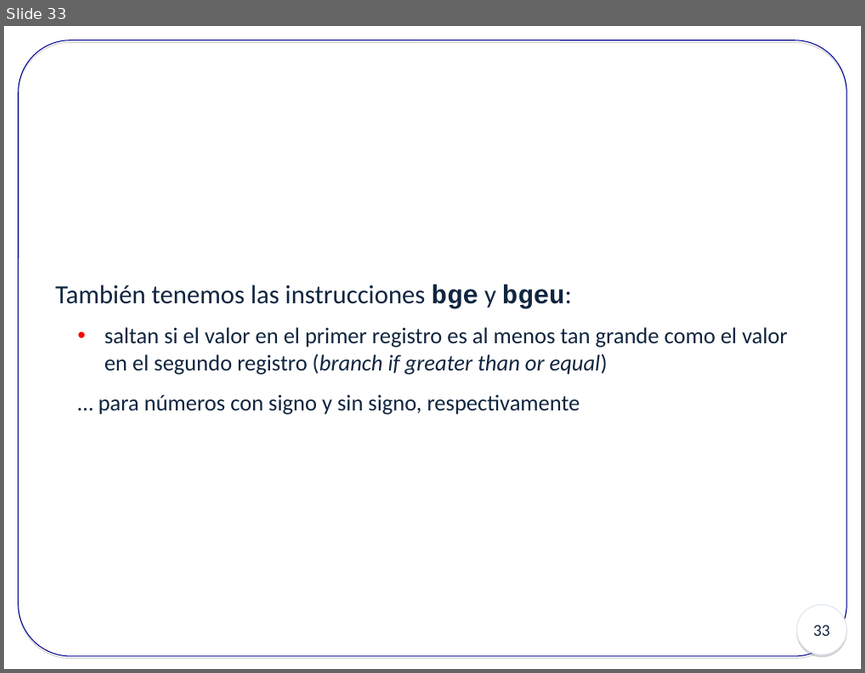
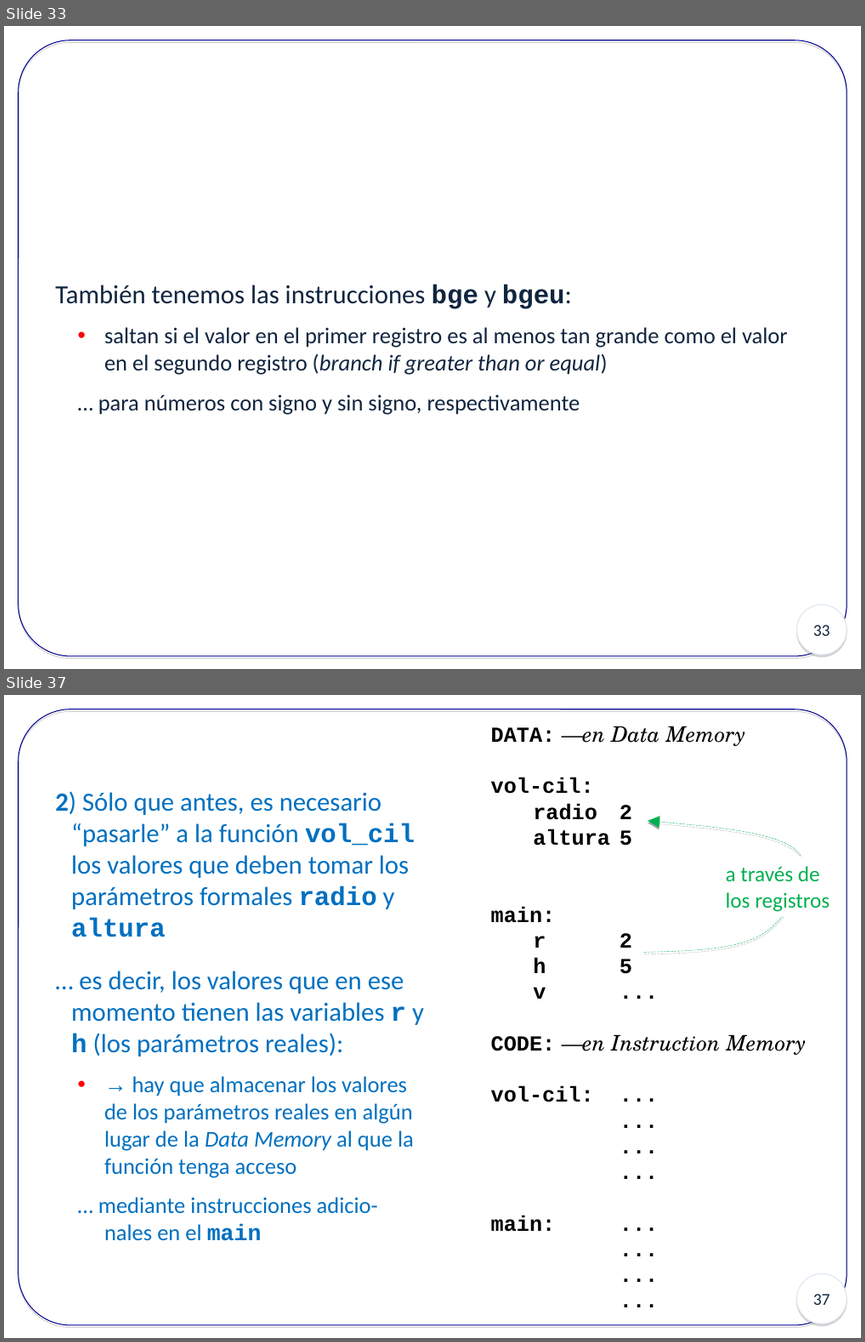
Before and after one commit to fediaz3/syllabus-2021-1, a slide deck: Clases/InstrucsRISC-V.ppt. Shown one above the other, each under a label of ours: slide 33 before the commit, slides 33 and 37 after it; the slides between them are not shown. The pictures are 865x673 and 865x1342 pixels, drawn with LibreOffice and Linux fonts; fonts in the diff are those of the drawing. Boxes give left, top, right and bottom in pixels: in the first picture for what was removed or moved away, otherwise in the second. Text is boxed around its words. In the diff, an @@ line names an element or a change of style, - is before the commit and + after.

```diff
--- a/Clases/InstrucsRISC-V.ppt
+++ b/Clases/InstrucsRISC-V.ppt
@@ slide 37 added at [4,695,861,1338], background #FFFFFF; not listed: 2 template elements that a slide beside it also shows @@
@@ text added at [491,726,806,1231], 18 pt, text #000000, bold @@
+DATA: —en Data Memory
+vol-cil:
+radio 2
+altura 5
+main:
+r 2
+h 5
+v ...
+CODE: —en Instruction Memory
+vol-cil: ...
+...
+...
+...
+main: ...
+...
+...
+...
@@ text added at [55,791,424,1241], 22 pt, text #0070C0 @@
+2) Sólo que antes, es necesario “pasarle” a la función vol_cil los valores que deben tomar los parámetros formales radio y altura
+… es decir, los valores que en ese momento tienen las variables r y h (los parámetros reales):
+  • → hay que almacenar los valores de los parámetros reales en algún lugar de la Data Memory al que la función tenga acceso
+  … mediante instrucciones adicio-nales en el main
@@ freeform shape added at [644,821,804,952], outline #00B050 0.26 pt dashed @@
@@ text added at [726,866,829,912], 18 pt, text #00B050 @@
+a través de
+los registros
```
Also in this commit, not shown: 7 slides changed, 5 other slides added, 2 other files.
